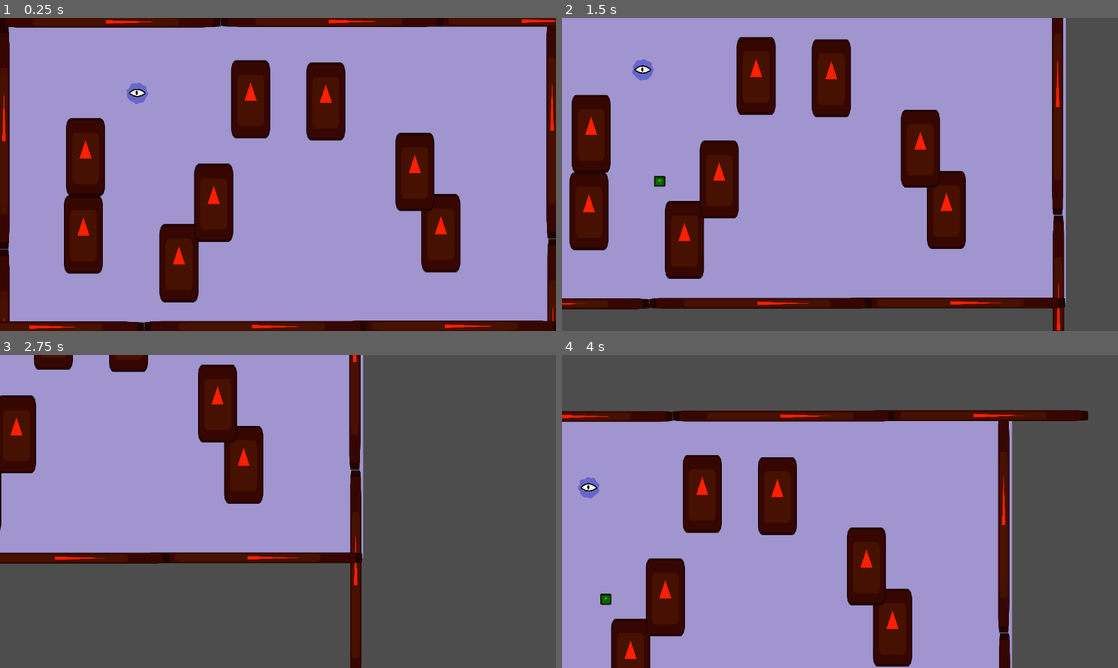
Above: before the commit, frames 1-4 (two rows, left to right).
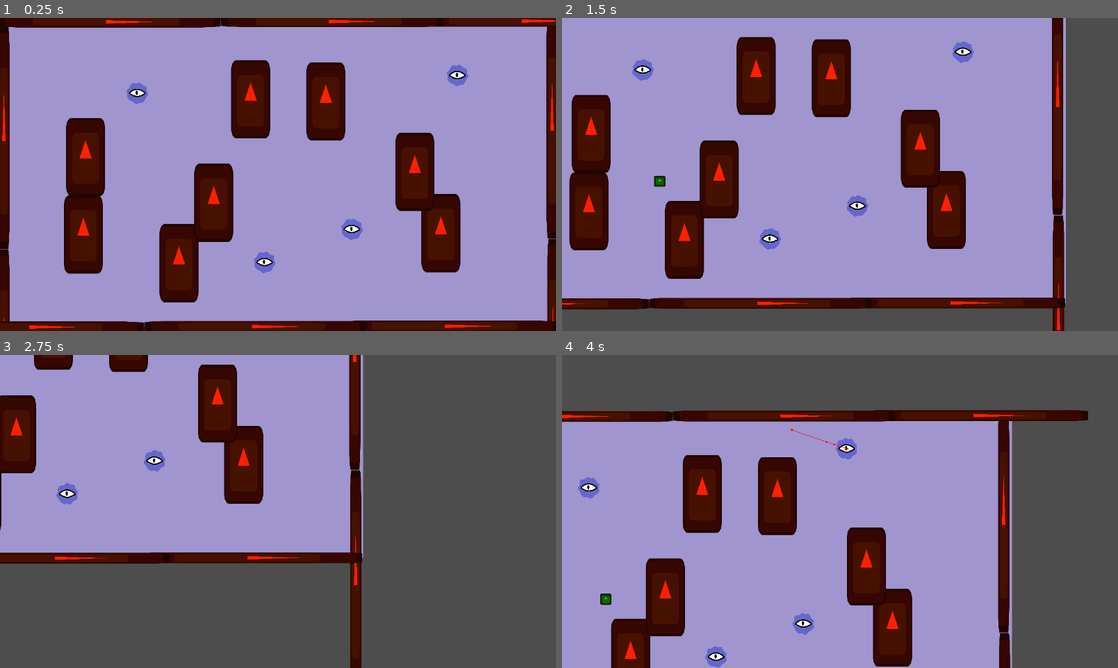
Above: after the commit, the same moments.

Repository: Sadathy/Wild-Jam-94
Game: Godot game, scene res://Scenes/Screens/tank.tscn
Two runs of this game, one before a commit and one after it. Both use one fixed random seed, a clock stepped at 60 frames per second and the inputs below. The engine's default icon, where the game draws it, is replaced by a stand-in: a white triangle on a blue panel in a dark square.
Inputs (mouse positions are in pixels of both pictures, inside the frame that each line leads up to):
- Up to frame 1 (0.25 s): no input
- Up to frame 2 (1.5 s): tap Enter at 0.5 s; move the mouse to (962, 158) at 0.52 s; hold D (right) 0.53-1.28 s; click (962, 158) at 0.67 s; move the mouse to (728, 190) at 1.27 s; hold Down (down) from 1.28 s (still down)
- Up to frame 3 (2.75 s): move the mouse to (333, 442) at 2.02 s; release Down (down) at 2.03 s; hold D (right) from 2.03 s (still down)
- Up to frame 4 (4 s): move the mouse to (812, 574) at 2.77 s; release D (right) at 2.78 s; hold W (up) 2.78-3.53 s; click (812, 574) at 2.92 s; move the mouse to (1006, 558) at 3.52 s; hold A (left) from 3.53 s (still down)

The runs differ from the first frame. In frame 1, 0.6% of the frame differs, in the area x 45-85%, y 14-82%; in frame 2, 0.6%; in frame 3, 0.4%; in frame 4, 0.6%, in the area x 25-53%, y 23-100%.

Commit message:
Memory!
Blobs now remember where stuff was when they saw it.

Diff:
--- a/game-jam-94/Scenes/Entities/blob.tscn
+++ b/game-jam-94/Scenes/Entities/blob.tscn
@@ -62,6 +62,7 @@
 TASK_MANAGER = NodePath("..")
 
 [node name="BlobNavigation" type="NavigationAgent2D" parent="." unique_id=876600931]
+debug_enabled = true
 
 [node name="Eyes" parent="." unique_id=1653391680 instance=ExtResource("7_b7hkt")]
 unique_name_in_owner = true
--- a/game-jam-94/Scenes/Screens/tank.tscn
+++ b/game-jam-94/Scenes/Screens/tank.tscn
@@ -95,3 +95,12 @@
 [node name="Obstacle21" parent="Walls" unique_id=502714676 groups=["nav_group"] instance=ExtResource("5_vah2e")]
 position = Vector2(-52, 350)
 rotation = 1.5707964
+
+[node name="Blob2" parent="." unique_id=255369406 groups=["blobs"] instance=ExtResource("2_0gq6p")]
+position = Vector2(413, -228)
+
+[node name="Blob3" parent="." unique_id=95919436 groups=["blobs"] instance=ExtResource("2_0gq6p")]
+position = Vector2(-31, 202)
+
+[node name="Blob4" parent="." unique_id=1488285034 groups=["blobs"] instance=ExtResource("2_0gq6p")]
+position = Vector2(170, 126)
--- a/game-jam-94/Scripts/Blob/blob_brain.gd
+++ b/game-jam-94/Scripts/Blob/blob_brain.gd
@@ -8,6 +8,7 @@
 @export var MAX_WANDER_RANGE: float = 400
 @export var MIN_WANDER_RANGE: float = 150
 
+#STATS AND BEHAVIOUR
 @export var STATS: Dictionary = {
 	"boredom": 20,
 	"vigilance": 20,
@@ -63,7 +64,6 @@
 
 # This updates the visible objects dictionary
 func on_search() -> void:
-	print("Searched for objects")
 	var visible = []
 	if eyes != null:
 		visible = eyes.get_visible_things()
@@ -76,33 +76,45 @@
 	var obstacles = []
 
 	for thing in visible:
-		if thing.is_in_group("food"): food.append(thing)
-		if thing.is_in_group("blobs") and thing != BODY: blobs.append(thing)
-		if thing.is_in_group("nav_group"): obstacles.append(thing)
+		if thing.is_in_group("food"):
+			food.append({
+				"object": thing,
+				"location": thing.position
+			})
+		if thing.is_in_group("blobs") and thing != BODY:
+			blobs.append({
+				"object": thing,
+				"location": thing.position
+			})
+			print(name, " saw a blob!")
+		if thing.is_in_group("nav_group"):
+			obstacles.append({
+				"object": thing,
+				"location": thing.position
+			})
 
 	visible_objects = {
 		"food": food,
 		"blobs": blobs,
 		"obstacles": obstacles
 	}
-	print("Found: ", visible_objects)
 
 
 func on_think() -> void:
 	# If we found food, pick a random food and path towards it. Otherwise, if we have found a blob path away from it. Otherwise path randomly.
 	if visible_objects["food"].size() > 0:
-		print("Found at least one food")
+		print(name, " is running towards food")
 		var chosen_food = visible_objects["food"].pick_random()
-		target_location = chosen_food.position
+		target_location = chosen_food["location"]
 		TASK_MANAGER.new_task(TASK_SEEK)
 	elif visible_objects["blobs"].size() > 0:
-		print("Found at least one blob")
+		print(name, " is running from a blob")
 		var chosen_blob = visible_objects["blobs"].pick_random()
-		var chosen_dir = (BODY.position - chosen_blob.position).normalized()
+		var chosen_dir = (BODY.position - chosen_blob["location"]).normalized()
 		target_location = BODY.position + (chosen_dir * randf_range(MIN_WANDER_RANGE, MAX_WANDER_RANGE))
 		TASK_MANAGER.new_task(TASK_SEEK)
 	else:
-		print("Resorting to wandering in a random direction")
+		print(name, " is resorting to wandering in a random direction")
 		var chosen_dir = Vector2.from_angle(randf_range(-PI, PI))
 		target_location = BODY.position + (chosen_dir * randf_range(MIN_WANDER_RANGE, MAX_WANDER_RANGE))
 		TASK_MANAGER.new_task(TASK_SEEK)
--- a/game-jam-94/Scripts/Interactables/food.gd
+++ b/game-jam-94/Scripts/Interactables/food.gd
@@ -9,6 +9,5 @@
 	body_entered.connect(on_body_enter)
 
 func on_body_enter(body: Node2D) -> void:
-	print("Detected body enter")
 	food_eaten.emit(body)
 	queue_free()
